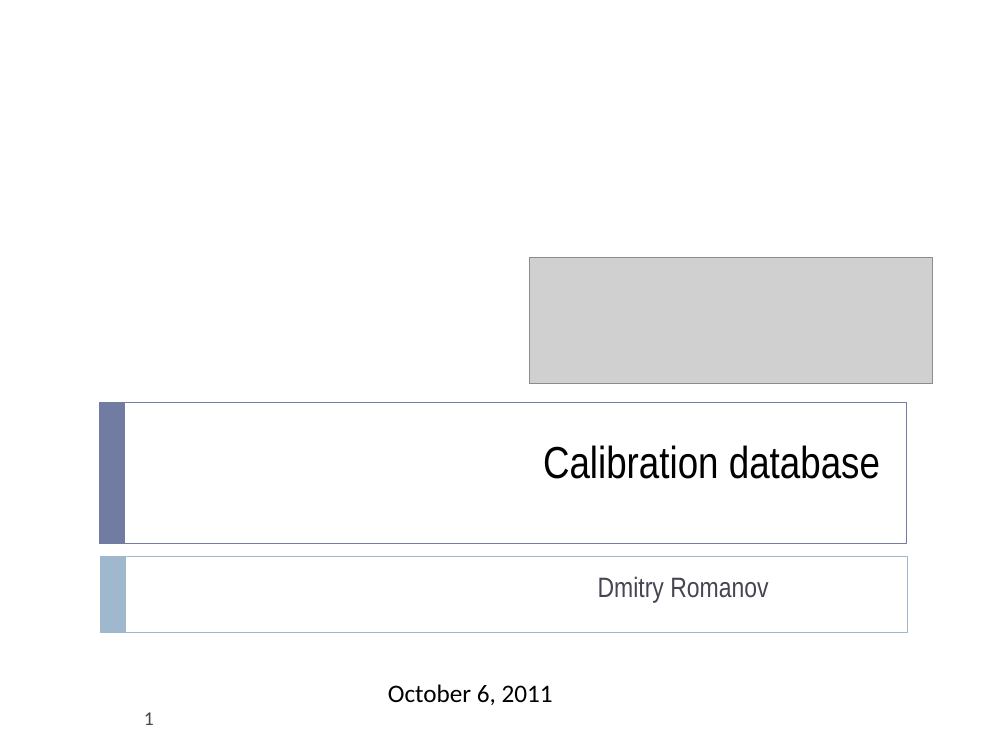
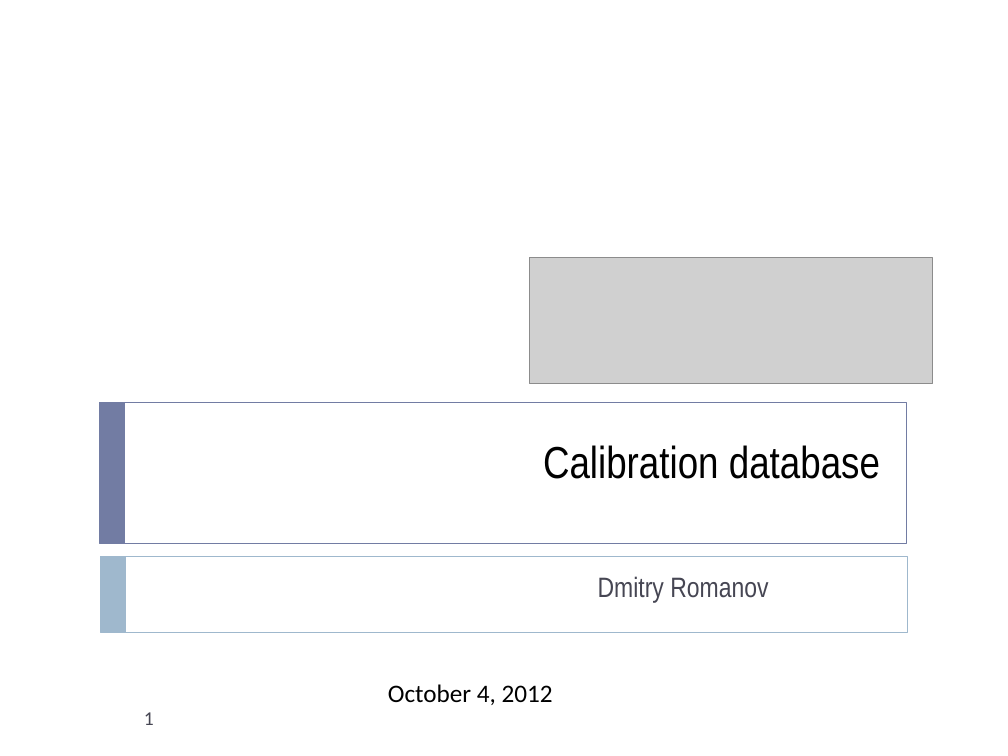
Before and after one commit to JeffersonLab/ccdb, a slide deck: slide 1 of doc/ccdb_design_romanovda_10_06_2011.pptx. Drawn at 1008x756 pixels with LibreOffice and Linux fonts; fonts in the diff are those of the drawing; grey boxes stand for pictures. Boxes give left, top, right and bottom in pixels: in the first picture for what was removed or moved away, otherwise in the second. Text is boxed around its words. In the diff, an @@ line names an element or a change of style, - is before the commit and + after.

```diff
--- a/doc/ccdb_design_romanovda_10_06_2011.pptx
+++ b/doc/ccdb_design_romanovda_10_06_2011.pptx
@@ text at <box>388,684,553,705</box>: text changed @@
-October 6, 2011
+October 4, 2012
```
Also in this commit, not shown: 34 other slides changed, 9 slides added, 10 other files.
